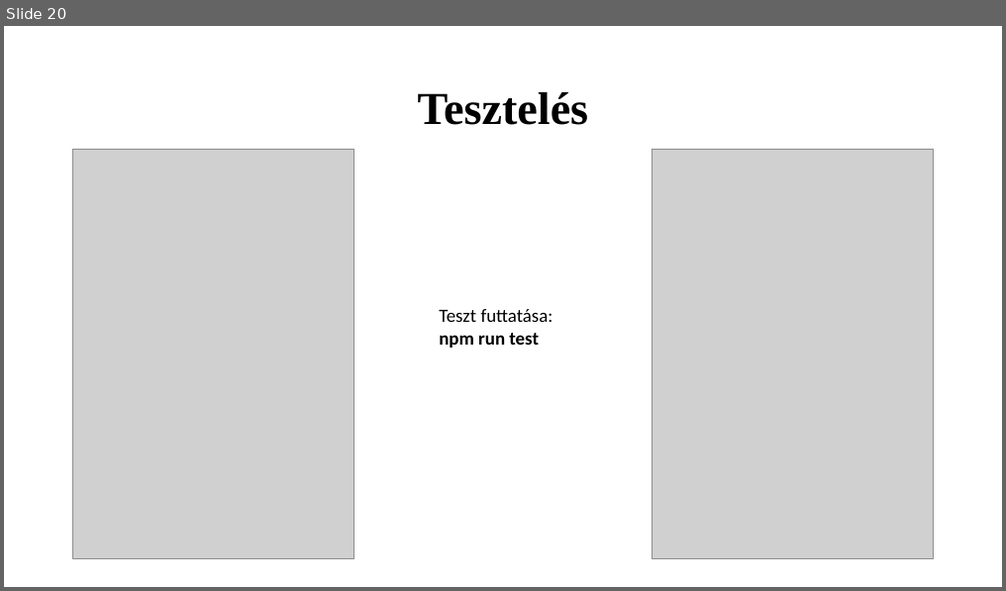
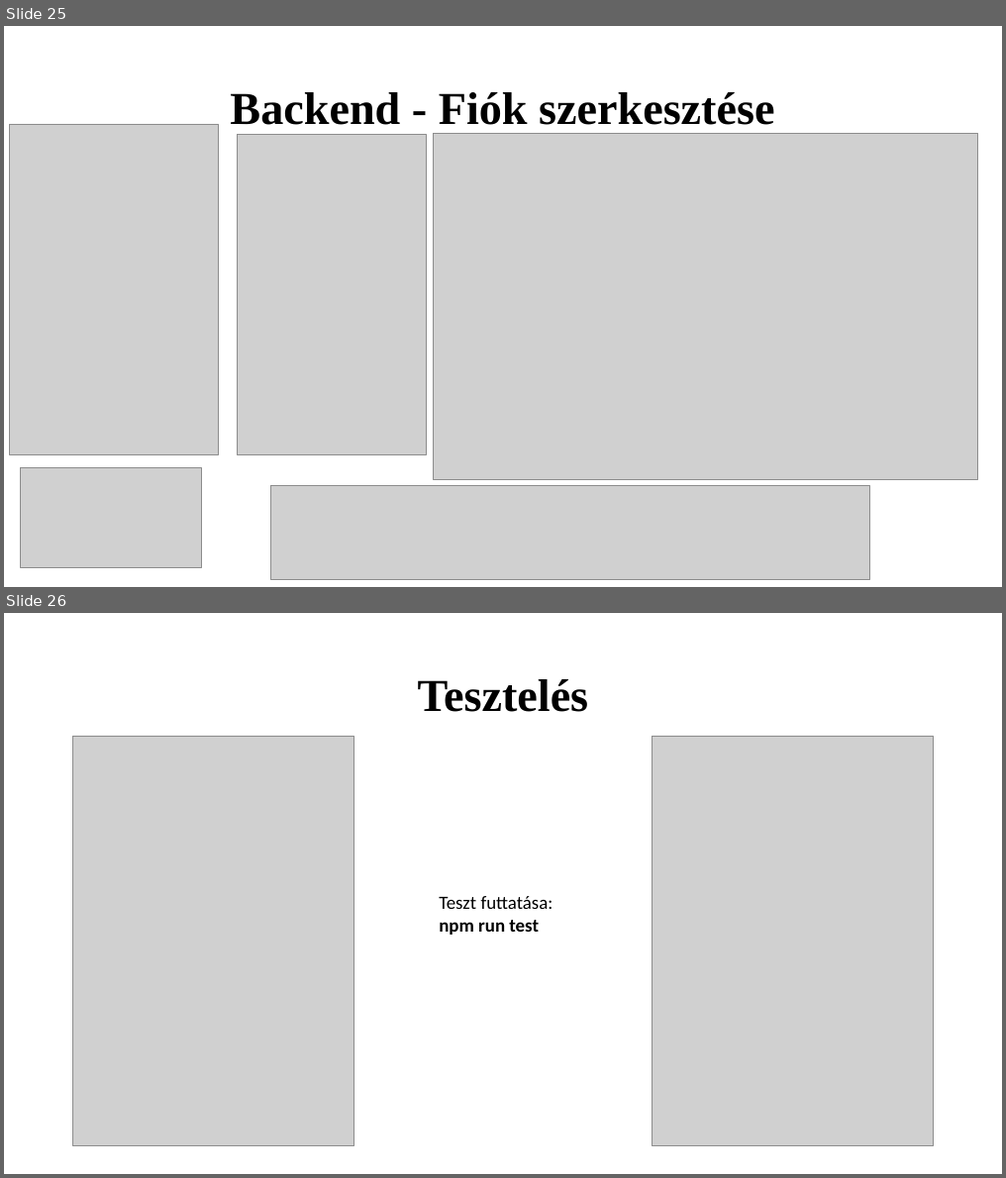
Before and after one commit to K0RN3L07/ParKing, a slide deck: Dokumentumok/ParKing-prezentacio.pptx. Shown one above the other, each under a label of ours: slide 20 before the commit, slides 25 and 26 after it. The pictures are 1006x591 and 1006x1178 pixels, drawn with LibreOffice and Linux fonts; fonts in the diff are those of the drawing; grey boxes stand for pictures. Boxes give left, top, right and bottom in pixels: in the first picture for what was removed or moved away, otherwise in the second. Text is boxed around its words. In the diff, an @@ line names an element or a change of style, - is before the commit and + after.

```diff
--- a/Dokumentumok/ParKing-prezentacio.pptx
+++ b/Dokumentumok/ParKing-prezentacio.pptx
@@ slide 25 added at (4,26,1002,587), background #FFFFFF @@
@@ title added at (230,92,774,134), 44 pt, text #000000, bold @@
+Backend - Fiók szerkesztése
@@ picture added at (9,124,219,455) @@
@@ picture added at (238,134,426,455) @@
@@ picture added at (434,133,978,479) @@
@@ picture added at (445,134,973,414) @@
@@ picture added at (21,469,202,568) @@
@@ picture added at (270,486,869,580) @@
@@ what was slide 20 is now slide 26 @@
```
Also in this commit, not shown: 2 slides changed, 6 other slides added, 1 slide removed, 5 other files.
